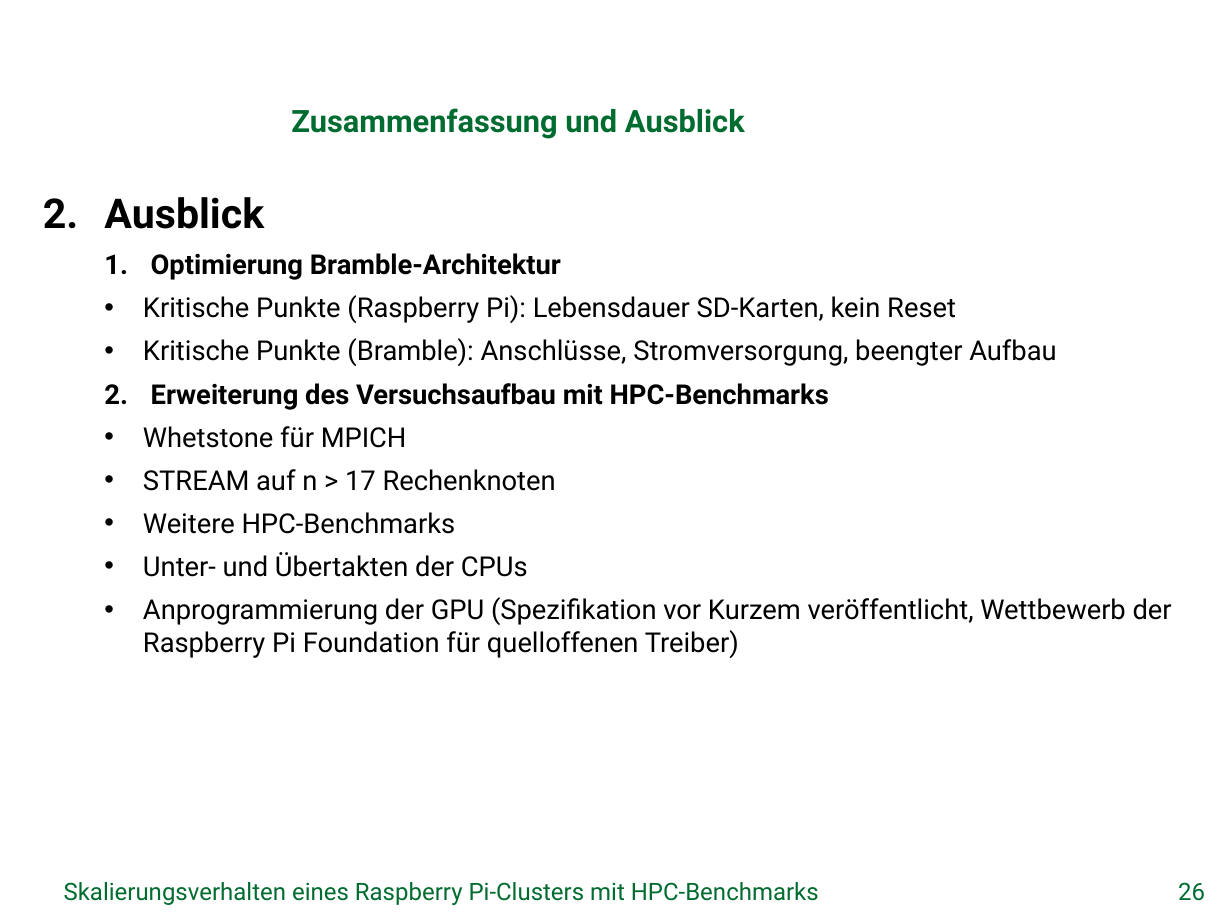
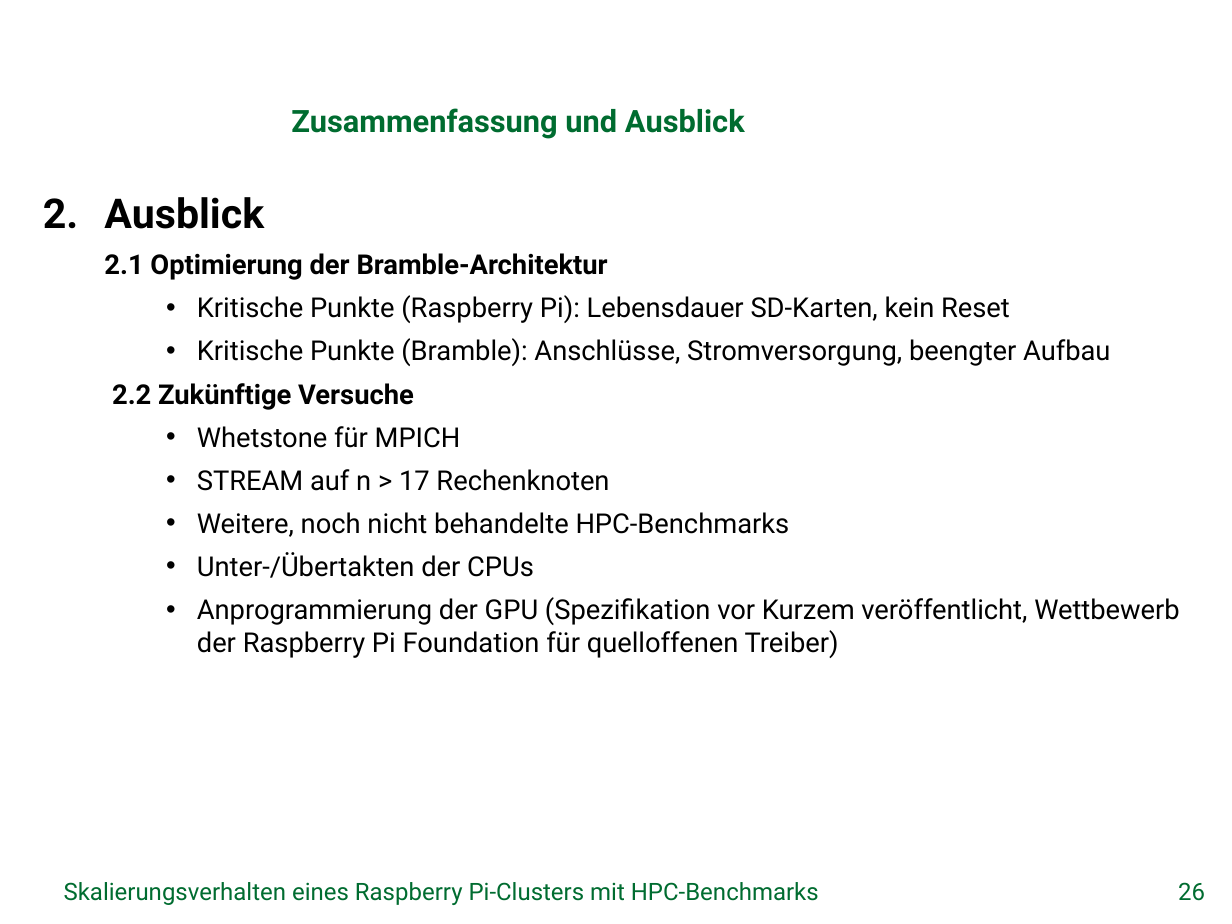
Before and after one commit to missgreenwood/bachelor-arbeit, a slide deck: slide 26 of Disputation/grei14.pptx. Drawn at 1232x924 pixels with LibreOffice and Linux fonts; fonts in the diff are those of the drawing; background and template pictures are left out. Boxes give left, top, right and bottom in pixels: in the first picture for what was removed or moved away, otherwise in the second. Text is boxed around its words. In the diff, an @@ line names an element or a change of style, - is before the commit and + after.

```diff
--- a/Disputation/grei14.pptx
+++ b/Disputation/grei14.pptx
@@ text at [104,253,608,280]: text changed @@
-  1. Optimierung Bramble-Architektur
+  2.1 Optimierung der Bramble-Architektur
@@ text at [197,295,1179,658]: list level 2 to 3 in "Kritische Punkte (Raspberry Pi): Lebensdauer ..."; list level 2 to 3 in "Kritische Punkte (Bramble): Anschlüsse, Stromversorgung, ..."; list level 2 to 3 in "Whetstone für MPICH"; list level 2 to 3 in "STREAM auf n > 17 ..."; list level 2 to 3 in "Anprogrammierung der GPU (Spezifikation vor ..." @@
@@ text at [112,383,414,410]: text changed @@
-  2. Erweiterung des Versuchsaufbau mit HPC-Benchmarks
+  2.2 Zukünftige Versuche
@@ text at [197,512,790,578]: text changed @@
-  • Weitere HPC-Benchmarks
-  • Unter- und Übertakten der CPUs
+    • Weitere, noch nicht behandelte HPC-Benchmarks
+    • Unter-/Übertakten der CPUs
```
Also in this commit, not shown: 8 other slides changed, 1 other file.
